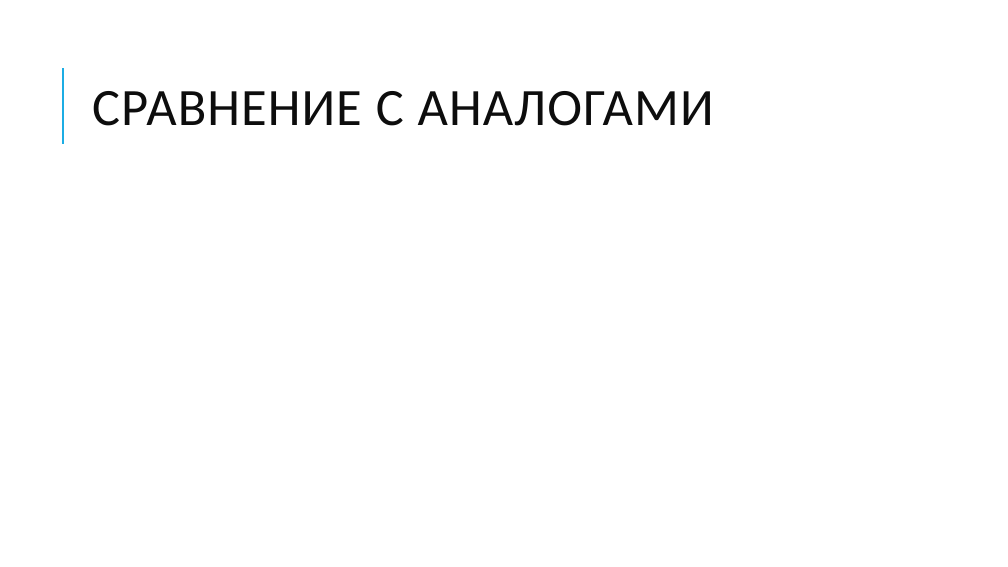
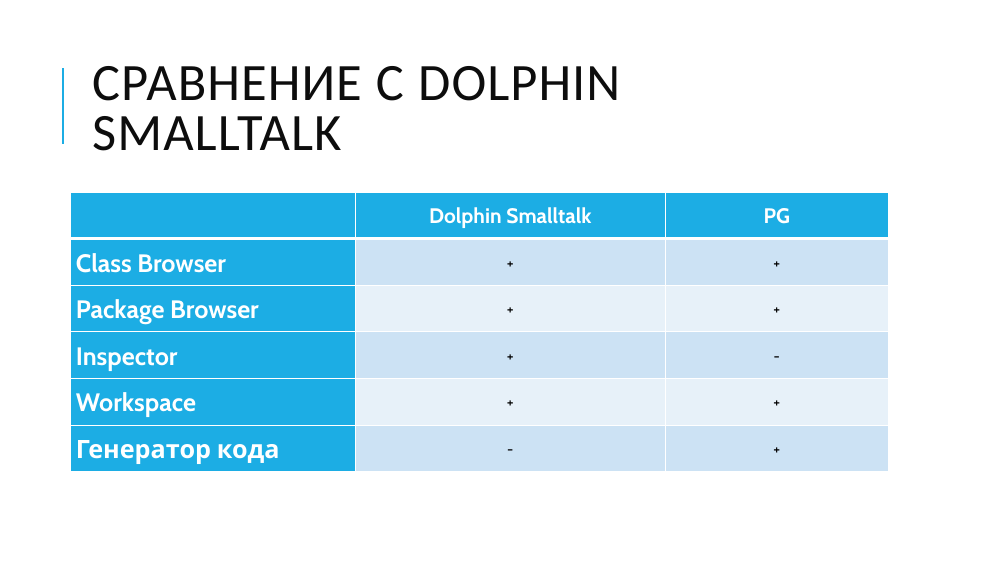
Before and after one commit to pmswga/PCM, a slide deck: slide 9 of other/PGenerator.pptx (slide 8 before the commit). Drawn at 1008x567 pixels with LibreOffice and Linux fonts; fonts in the diff are those of the drawing. Boxes give left, top, right and bottom in pixels: in the first picture for what was removed or moved away, otherwise in the second. Text is boxed around its words. In the diff, an @@ line names an element or a change of style, - is before the commit and + after.

```diff
--- a/other/PGenerator.pptx
+++ b/other/PGenerator.pptx
@@ title at box(92, 66, 620, 151): text changed @@
-СРАВНЕНИЕ С АНАЛОГАМИ
+СРАВНЕНИЕ С DOLPHIN SMALLTALK
@@ table added at box(70, 192, 889, 472), 6 rows, 3 columns @@
+ | Dolphin Smalltalk | PG
+Class Browser | + | +
+Package Browser | + | +
+Inspector | + | -
+Workspace | + | +
+Генератор кода | - | +
```
Also in this commit, not shown: 4 other slides changed, 3 slides added, 12 other files.
